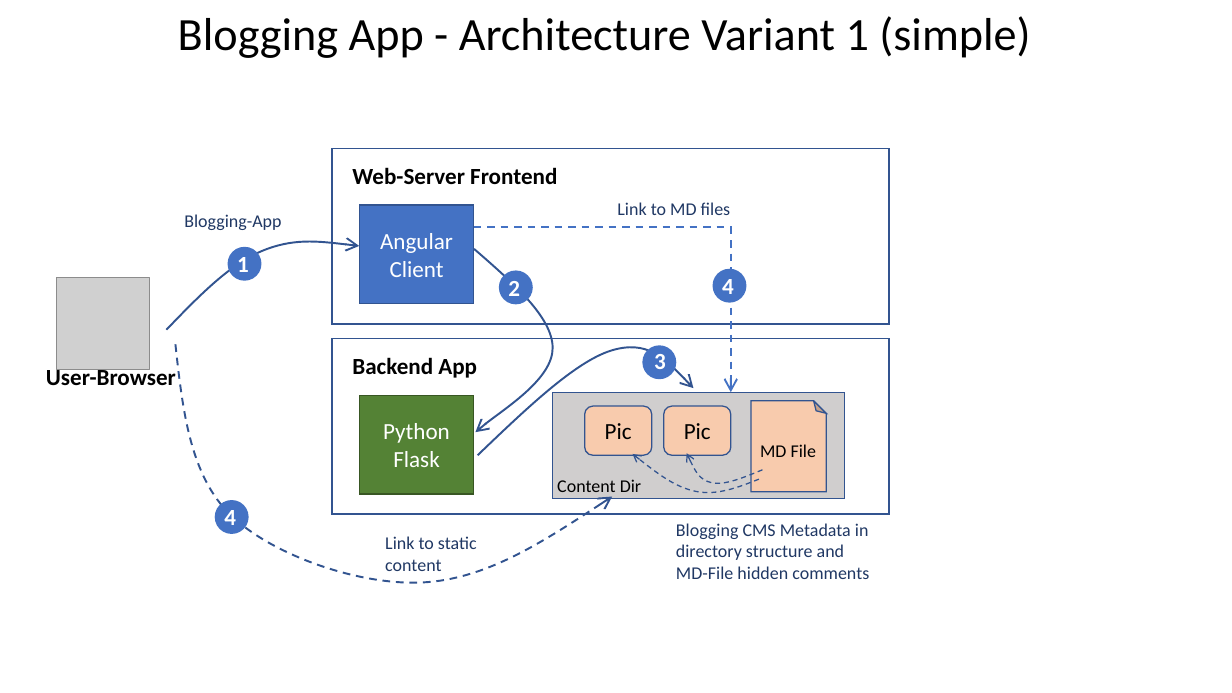
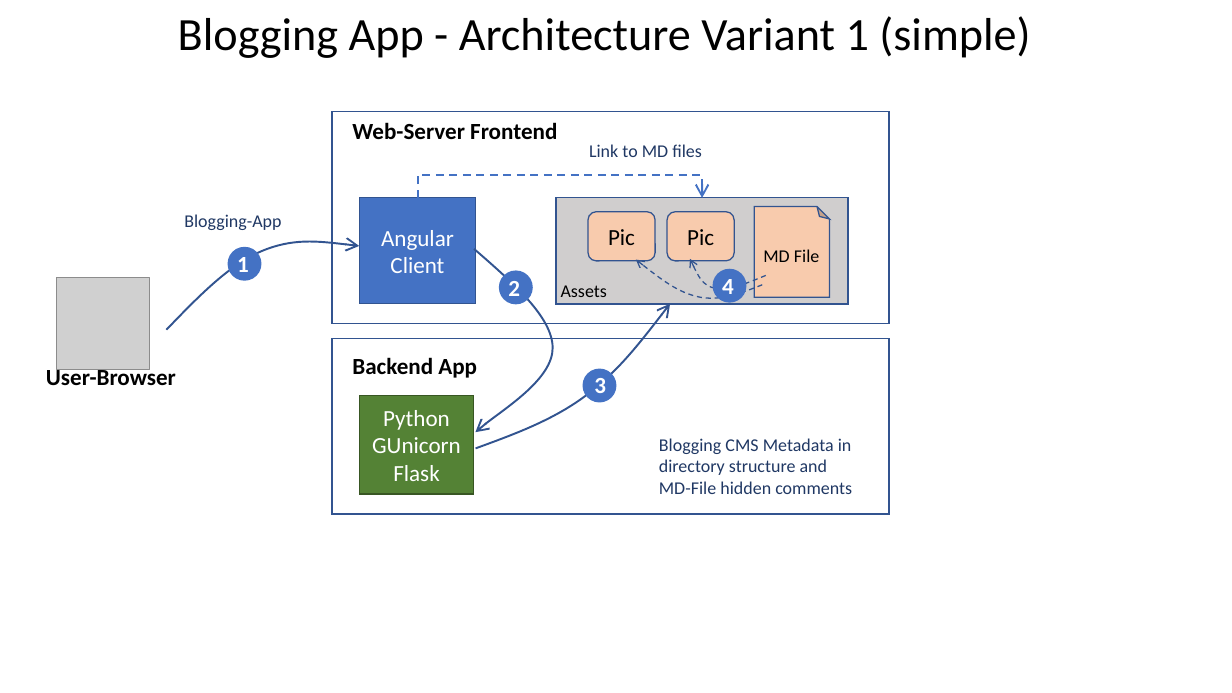
Before and after one commit to hdwinkel/winkels-blog-app, a slide deck: slide 1 of doc/blogging-app.pptx. Drawn at 1232x693 pixels with LibreOffice and Linux fonts; fonts in the diff are those of the drawing; grey boxes stand for pictures. Boxes give left, top, right and bottom in pixels: in the first picture for what was removed or moved away, otherwise in the second. Text is boxed around its words. In the diff, an @@ line names an element or a change of style, - is before the commit and + after.

Commit message:
architecture ppt

```diff
--- a/doc/blogging-app.pptx
+++ b/doc/blogging-app.pptx
@@ rectangle: place and size @@
-rectangle at (332,148,889,323)
+rectangle at (332,112,889,323)
@@ text "Web-Server Frontend": place and size @@
-text "Web-Server Frontend" at (352,167,557,184)
+text "Web-Server Frontend" at (352,122,557,139)
@@ text "Link to MD files": place and size @@
-text "Link to MD files" at (617,202,731,215)
+text "Link to MD files" at (589,144,702,157)
@@ elbow arrow moved from (474, 227) - (731, 392) to (418, 198) - (702, 198) @@
@@ rectangle "Angular Client": place and size @@
-rectangle "Angular Client" at (360,205,474,304)
+rectangle "Angular Client" at (360,198,476,304)
@@ 2 rounded rectangles, 2 freeform shapes, 1 text, 1 rectangle, 1 folded corner: place and size @@
-2 rounded rectangles, 2 freeform shapes, 1 text, 1 rectangle, 1 folded corner at (553,392,845,498)
+2 rounded rectangles, 2 freeform shapes, 1 text, 1 rectangle, 1 folded corner at (556,198,848,304)
@@ text added at (561,285,607,297), 14 pt, text #000000 @@
+Assets
@@ freeform shape: place and size @@
-freeform shape at (478,348,694,455)
+freeform shape at (476,304,670,448)
@@ freeform shape removed at (176,345,613,583) @@
@@ ellipse: place and size @@
-ellipse at (642,346,677,380)
+ellipse at (582,369,616,403)
@@ text "3": place and size @@
-text "3" at (654,354,666,369)
+text "3" at (594,378,606,393)
@@ text in rectangle at (372,437,461,453): paragraph added @@
+GUnicorn
@@ text "Blogging CMS Metadata in directory ...": place and size @@
-text "Blogging CMS Metadata in directory ..." at (676,523,869,579)
+text "Blogging CMS Metadata in directory ..." at (659,438,852,494)
@@ text removed at (557,479,641,497) @@
-Content Dir
@@ ellipse removed at (214,500,249,534) @@
@@ text removed at (224,510,236,525) @@
-4
@@ text removed at (385,536,477,571) @@
-Link to static content
```
